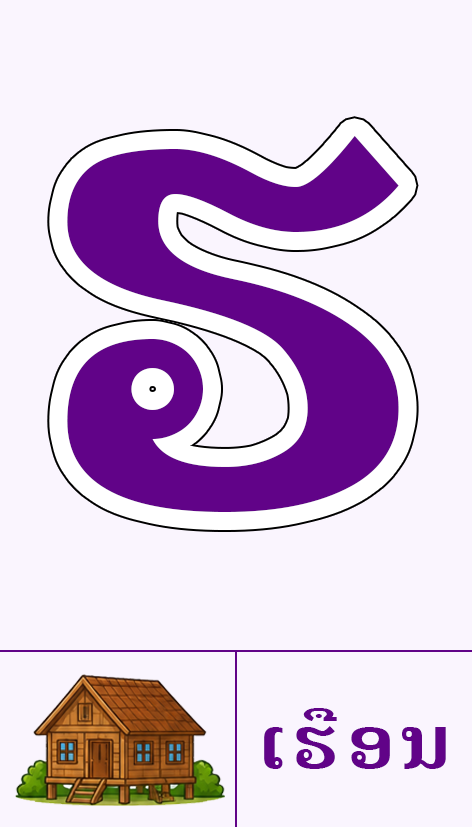
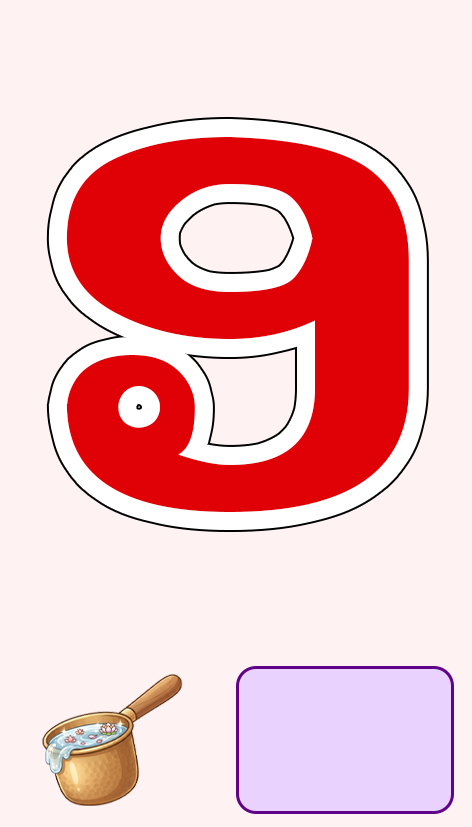
Layered file, before and after one edit (472x827). Changes by layer:
hid group "27" (9 layers) over [0, 0, 472, 827]
hid group "line" (1st of 27, in "27") (2 layers) over [0, 650, 472, 827]
moved "ເຮືອນ" into group "Group 1", painted on it over [253, 707, 446, 769]
showed group "26" (8 layers) over [0, 0, 472, 827]
added layer "Rectangle 1" (2nd of 2, in "26") in group "26" over [236, 666, 454, 814]
"2" (2nd of 27, in "26"): opacity 100% → 50% over [0, 0, 472, 827]
